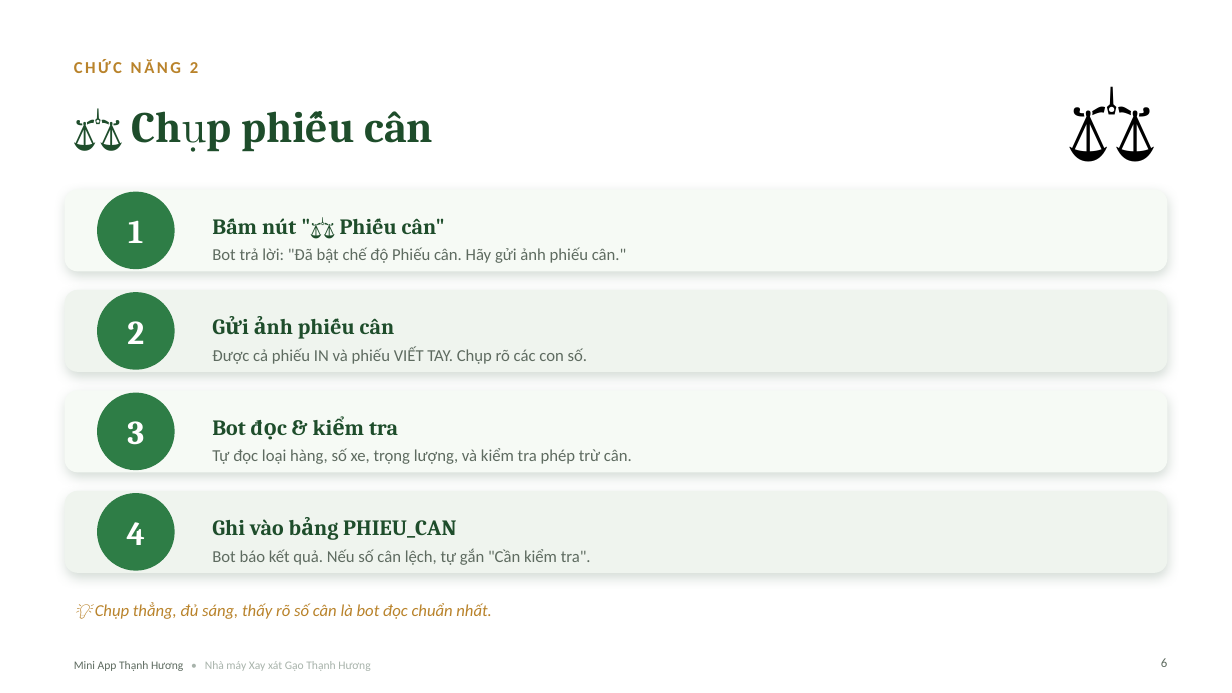
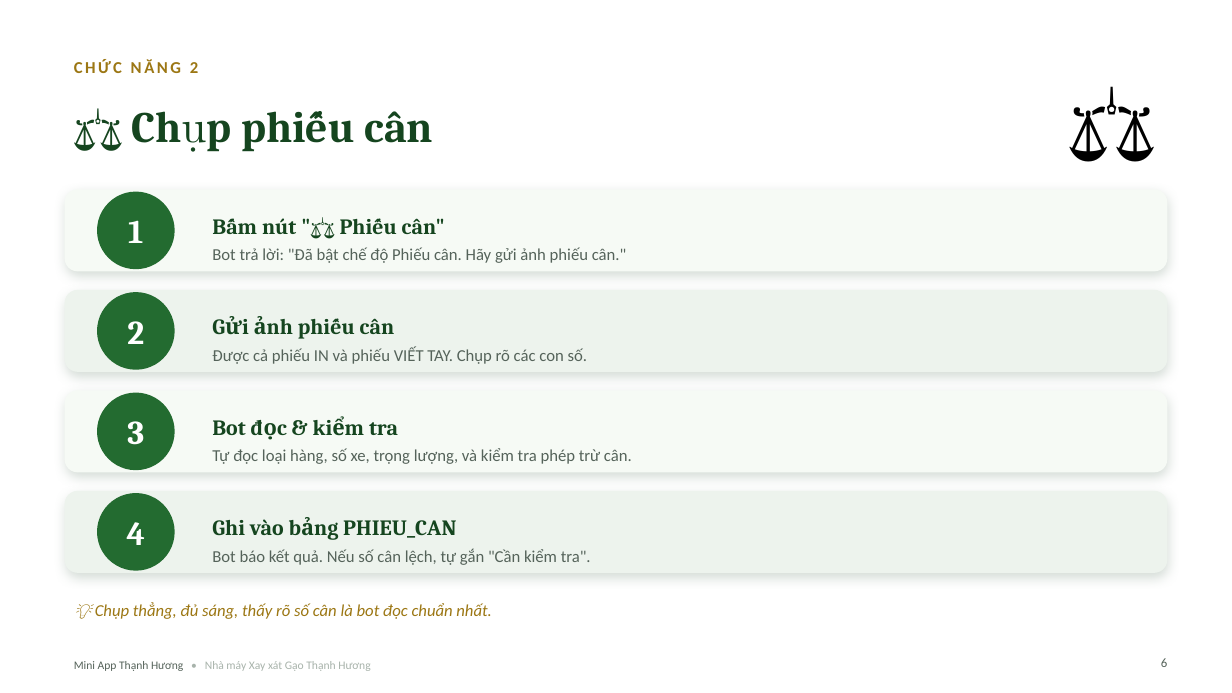
Before and after one commit to nmgaothanhhuongbd/n8n, a slide deck: slide 6 of automation-thanh-huong/huong-dan/SoTay_MiniApp_ThanhHuong.pptx. Drawn at 1232x693 pixels with LibreOffice and Linux fonts; fonts in the diff are those of the drawing. Boxes give left, top, right and bottom in pixels: in the first picture for what was removed or moved away, otherwise in the second. Text is boxed around its words. In the diff, an @@ line names an element or a change of style, - is before the commit and + after.

```diff
--- a/automation-thanh-huong/huong-dan/SoTay_MiniApp_ThanhHuong.pptx
+++ b/automation-thanh-huong/huong-dan/SoTay_MiniApp_ThanhHuong.pptx
@@ text "CHỨC NĂNG 2" at [74, 60, 198, 73]: text colour #B9832B to #9C7714 @@
@@ rounded rectangle at [65, 290, 1167, 372]: fill #EFF4EE to #EDF3ED @@
@@ rounded rectangle at [65, 491, 1167, 573]: fill #EFF4EE to #EDF3ED @@
@@ fill #2E7D46 to #236B30 in 4 elements at [97, 191, 175, 269], [97, 292, 175, 370], [97, 393, 175, 470], [97, 494, 175, 571] @@
@@ text "💡 Chụp thẳng, đủ sáng, ..." at [95, 603, 491, 619]: text colour #B9832B to #9C7714 @@
```
Also in this commit, not shown: 11 other slides changed, 7 other files.
